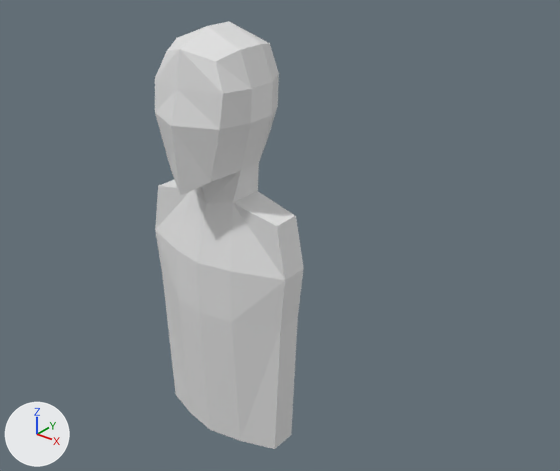
A saved change to the Blender file low poly character.blend.
Rendered twice from a 50 mm lens placed at (10.37, -11.07, 4.18), pointed at (0.94, 0.71, -3.13). Lighting does not change. The marker at lower left points along +X, +Y and +Z.
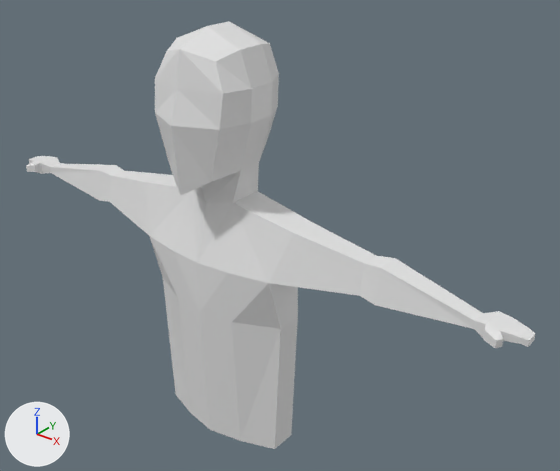
Commit message: create hand

Pixel boxes (x1, y1, x2, y2) of what changed, in the pictures (560 x 471 px):
'Cube', reshaped (240% wider): before (155, 21, 304, 449); after (26, 21, 535, 449)
part 1 of me_cube_001, built on: before (155, 180, 304, 329); after (26, 156, 535, 348)

The change in detail:
me_cube_001 is used by ob_cube; location (0.0, 0.0, 0.0).
me_cube_001 had 52 vertices, 41 faces and spanned x 0.0..1.89, y -1.39..1.08, z -7.97..1.35.
me_cube_001 now has 88 vertices, 77 faces and spans x 0.0..6.86, y -1.39..1.08, z -7.97..1.35.
Part 1, on me_cube_001:
1 face is deleted.
5 vertices move from x 0.79..1.89, y -0.73..0.31, z -3.45..-2.32 to x 0.79..2.1, y -0.81..0.31, z -3.45..-2.34.
36 vertices are added at x 3.59..6.86, y -0.5..0.41, z -3.31..-2.57.
37 new faces join them.
